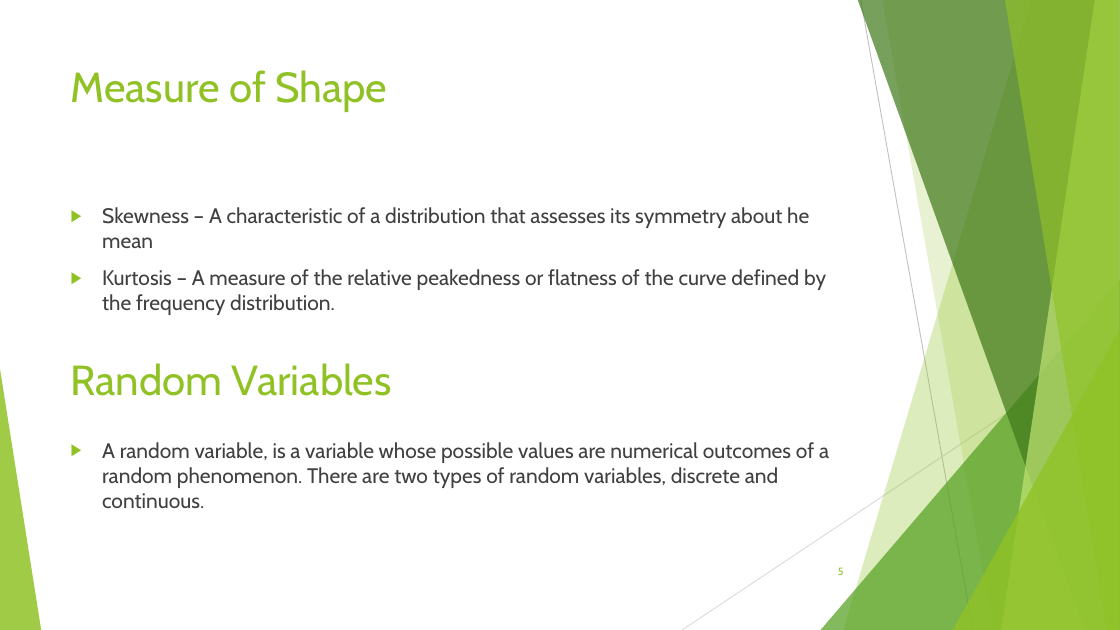
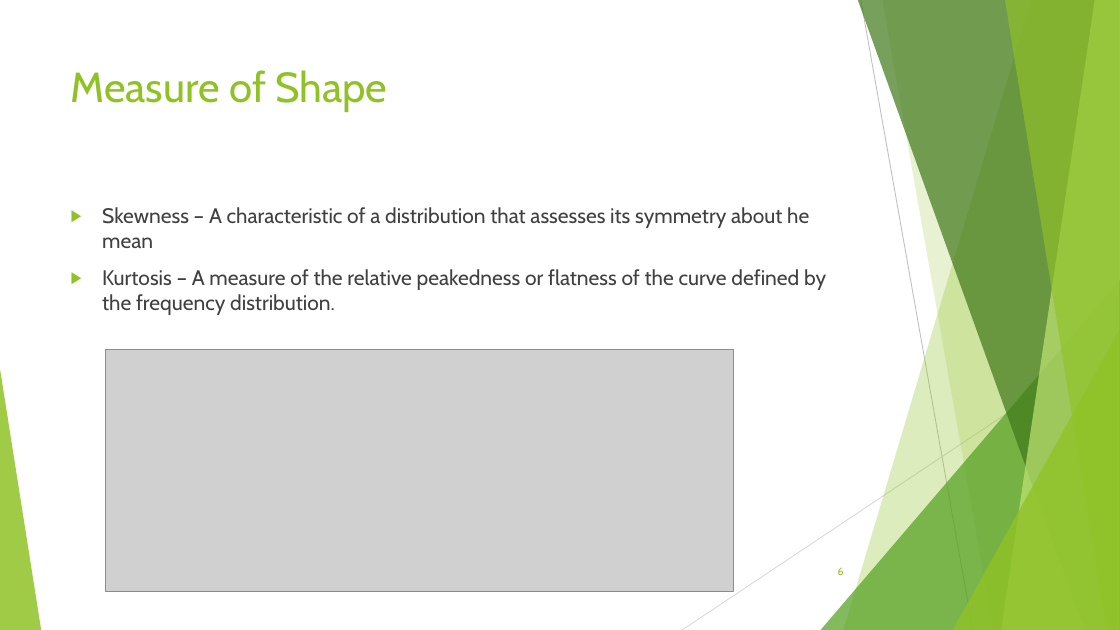
Before and after one commit to Deepaknatural/Training, a slide deck: slide 6 of STATISTICS.pptx (slide 5 before the commit). Drawn at 1120x630 pixels with LibreOffice and Linux fonts; fonts in the diff are those of the drawing; grey boxes stand for pictures; background and template pictures are left out. Boxes give left, top, right and bottom in pixels: in the first picture for what was removed or moved away, otherwise in the second. Text is boxed around its words. In the diff, an @@ line names an element or a change of style, - is before the commit and + after.

```diff
--- a/STATISTICS.pptx
+++ b/STATISTICS.pptx
@@ picture added at (105, 350, 734, 592) @@
@@ text removed at (71, 363, 392, 396) @@
-Random Variables
@@ text at (102, 442, 829, 508): paragraph removed @@
-▶ A random variable, is a variable whose possible values are numerical outcomes of a random phenomenon. There are two types of random variables, discrete and continuous.
```
Also in this commit, not shown: 6 other slides changed, 12 slides added, 1 slide removed, 2 other files.
